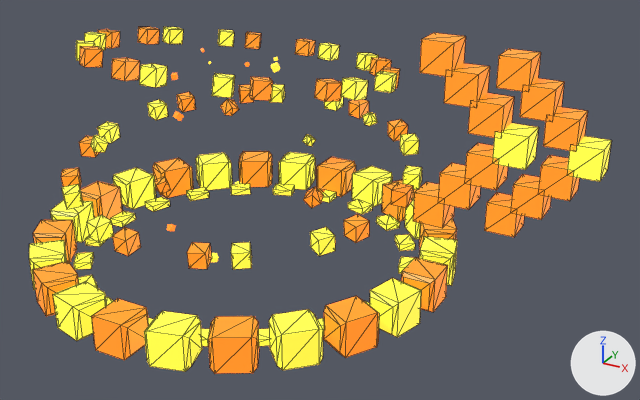
Two versions of the glTF model assets/models/effects/source/fx_pet_howl_aura.glb, one commit apart.
The view is the same before and after, from a 50 mm lens placed at (7.15, -10.59, 6.53), pointed at (1.39, -0.12, 1.29). Every picture has the same lights, and +X, +Y and +Z are marked at lower right. The first picture is the older version. Mesh edges are drawn as thin lines on the coarser meshes.

Names of what the first picture shows: 'Aura0', 'Aura1', 'Aura2', 'Aura3', 'Aura4', 'Aura5', 'Aura6', 'Aura7', 'Chevron1_0a', 'Chevron1_1a', 'Chevron1_3a', 'Chevron2_3a' and 94 more.
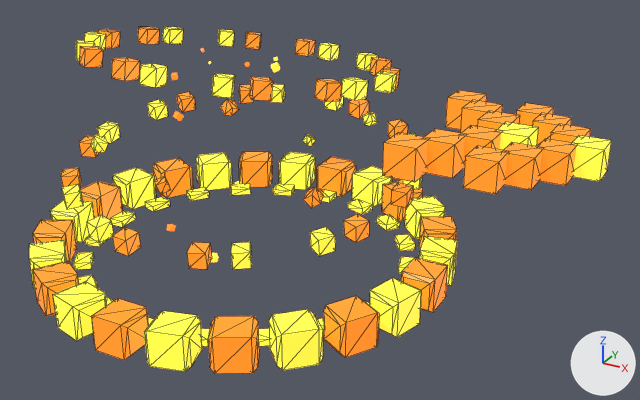
ob_chevron1 is not drawn itself; it is the parent of ob_chevron1_0a, ob_chevron1_1a, ob_chevron1_1b, ob_chevron1_2a, ob_chevron1_2b, ob_chevron1_3a, ob_chevron1_3b.
ob_chevron2 is not drawn itself; it is the parent of ob_chevron2_0a, ob_chevron2_1a, ob_chevron2_1b, ob_chevron2_2a, ob_chevron2_2b, ob_chevron2_3a, ob_chevron2_3b.

Location of each change, [x1, y1, x2, y2] in pixels of the pictures (640 x 400 px):
'Chevron1_3a', turned
    before: [420, 33, 466, 77]
    after: [382, 133, 428, 182]
'Chevron2_3a', turned
    before: [496, 49, 541, 92]
    after: [463, 146, 507, 194]
'Chevron1_2a', turned
    before: [444, 63, 490, 107]
    after: [422, 129, 466, 178]
'Chevron2_2a', turned
    before: [520, 78, 564, 122]
    after: [502, 142, 543, 190]
'Chevron2_1a', turned
    before: [543, 107, 588, 152]
    after: [538, 139, 577, 186]
'Chevron1_1a', turned
    before: [468, 93, 514, 138]
    after: [460, 125, 502, 169]
'Chevron1_3b', turned
    before: [413, 182, 454, 228]
    after: [445, 90, 487, 130]
'Chevron1_2b', turned
    before: [438, 163, 480, 210]
    after: [460, 101, 503, 133]
'Chevron1_1b', turned
    before: [464, 143, 508, 190]
    after: [477, 111, 520, 130]
'Chevron2_2b', turned
    before: [511, 174, 551, 220]
    after: [533, 114, 572, 146]
'Chevron2_1b', turned
    before: [538, 155, 579, 201]
    after: [550, 124, 591, 143]
'Chevron2_3b', turned
    before: [484, 192, 524, 237]
    after: [516, 103, 554, 126]
'Chevron1_0a', turned
    before: [492, 123, 539, 170]
    after: [496, 122, 539, 150]
'Chevron2_0a', turned
    before: [567, 136, 612, 182]
    after: [571, 135, 612, 182]

The change, as a list of edits to the scene's bpy script:
```text
Change ob_chevron1:
    ob_chevron1.rotation_euler: (0.0, 0.0, 0.0) -> (1.571, 0.0, 0.0)  # degrees (0, 0, 0) -> degrees (90, 0, 0)
Change ob_chevron2:
    ob_chevron2.rotation_euler: (0.0, 0.0, 0.0) -> (1.571, 0.0, 0.0)  # degrees (0, 0, 0) -> degrees (90, 0, 0)
```
